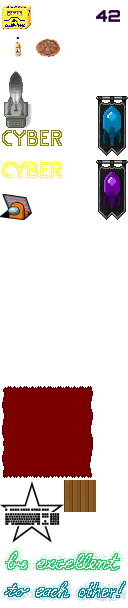
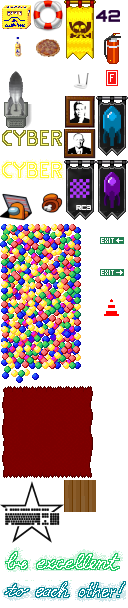
Layers edited between the first and the second 128 x 608 image:
painted on "42" over (x1=32, y1=0, x2=121, y2=192)
painted on "2eachother" over (x1=1, y1=256, x2=124, y2=383)
painted on "mate" over (x1=32, y1=0, x2=121, y2=128)
showed "baellebad" over (x1=0, y1=176, x2=124, y2=383)
showed "amongus" over (x1=0, y1=0, x2=124, y2=383)
showed "router2" over (x1=64, y1=70, x2=118, y2=193)
showed "leer" over (x1=65, y1=70, x2=118, y2=128)
added layer "safety-cone" above "Malebene 1(eingefügt)" over (x1=64, y1=256, x2=124, y2=369)
showed "rettungsring" over (x1=32, y1=0, x2=121, y2=80)
added layer "f-sign" above "exit-right" over (x1=64, y1=70, x2=124, y2=369)
added layer "exit-right" above "rc3banner" over (x1=64, y1=256, x2=124, y2=320)
showed "rc3banner" over (x1=32, y1=126, x2=124, y2=254)
showed "wolfgang" over (x1=41, y1=80, x2=118, y2=208)
showed "zensursula" over (x1=64, y1=49, x2=119, y2=177)
added layer "feuerloescher" above "flagge" over (x1=0, y1=0, x2=124, y2=383)
showed "flagge" over (x1=32, y1=0, x2=121, y2=89)
added layer "exit-left" above "holzboden" over (x1=64, y1=192, x2=124, y2=320)
renamed "Malebene 1(eingefügt)" to "holzboden", painted on it over (x1=1, y1=256, x2=124, y2=383)
painted on "fairydust" over (x1=0, y1=0, x2=124, y2=383)
